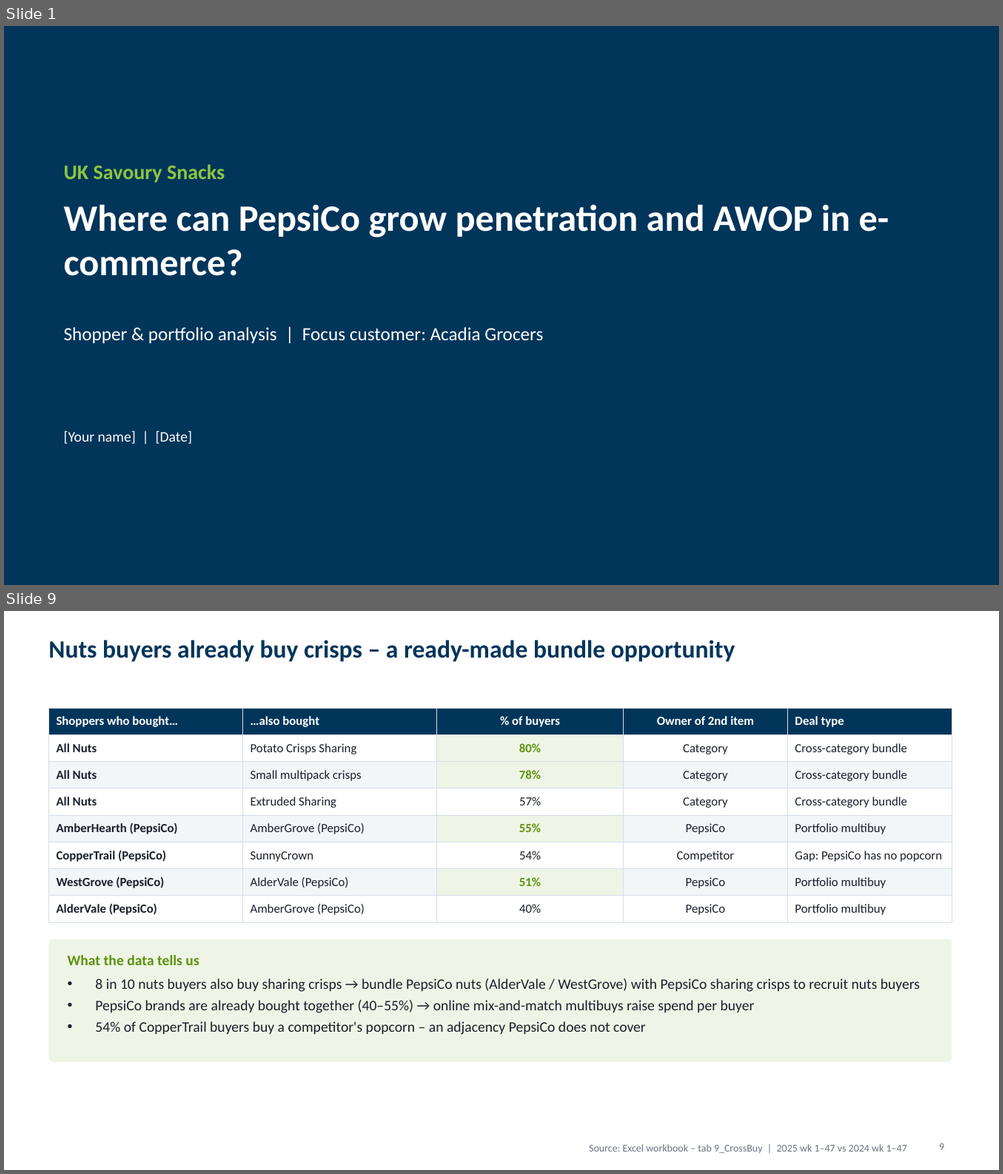
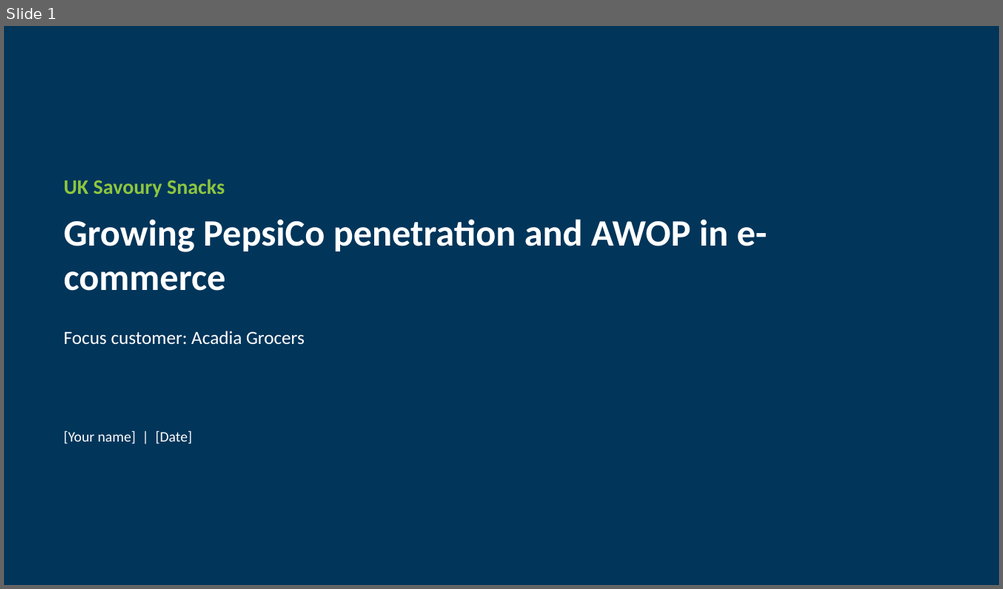
Before and after one commit to harshjunekumar/test-sample, a slide deck: case_study/PepsiCo_Savoury_Case_Study_Deck.pptx. Shown one above the other, each under a label of ours: slides 1 and 9 before the commit, slide 1 after it; the slides between them are not shown. The pictures are 1003x1174 and 1003x589 pixels, drawn with LibreOffice and Linux fonts; fonts in the diff are those of the drawing. Boxes give left, top, right and bottom in pixels: in the first picture for what was removed or moved away, otherwise in the second. Text is boxed around its words. In the diff, an @@ line names an element or a change of style, - is before the commit and + after.

```diff
--- a/case_study/PepsiCo_Savoury_Case_Study_Deck.pptx
+++ b/case_study/PepsiCo_Savoury_Case_Study_Deck.pptx
@@ slide 9 removed at (x1=4, y1=611, x2=999, y2=1170), background #FFFFFF @@
@@ title removed at (x1=48, y1=640, x2=734, y2=662) @@
-Nuts buyers already buy crisps – a ready-made bundle opportunity
@@ table removed at (x1=48, y1=708, x2=951, y2=918), 8 rows, 5 columns @@
-Shoppers who bought… | …also bought | % of buyers | Owner of 2nd item | Deal type
-All Nuts | Potato Crisps Sharing | 80% | Category | Cross-category bundle
-All Nuts | Small multipack crisps | 78% | Category | Cross-category bundle
-All Nuts | Extruded Sharing | 57% | Category | Cross-category bundle
-AmberHearth (PepsiCo) | AmberGrove (PepsiCo) | 55% | PepsiCo | Portfolio multibuy
-CopperTrail (PepsiCo) | SunnyCrown | 54% | Competitor | Gap: PepsiCo has no popcorn
-WestGrove (PepsiCo) | AlderVale (PepsiCo) | 51% | PepsiCo | Portfolio multibuy
-AlderVale (PepsiCo) | AmberGrove (PepsiCo) | 40% | PepsiCo | Portfolio multibuy
@@ rounded rectangle removed at (x1=48, y1=940, x2=951, y2=1062) @@
@@ text removed at (x1=68, y1=955, x2=199, y2=965) @@
-What the data tells us
@@ text removed at (x1=95, y1=979, x2=919, y2=1035) @@
-• 8 in 10 nuts buyers also buy sharing crisps → bundle PepsiCo nuts (AlderVale / WestGrove) with PepsiCo sharing crisps to recruit nuts buyers
-• PepsiCo brands are already bought together (40–55%) → online mix-and-match multibuys raise spend per buyer
-• 54% of CopperTrail buyers buy a competitor's popcorn – an adjacency PepsiCo does not cover
@@ text removed at (x1=589, y1=1145, x2=907, y2=1153) @@
-Source: Excel workbook – tab 9_CrossBuy | 2025 wk 1–47 vs 2024 wk 1–47
@@ page number removed at (x1=939, y1=1144, x2=944, y2=1150) @@
-9
@@ slide 1 changed as well @@
@@ text "UK Savoury Snacks" moved from (x1=64, y1=164, x2=225, y2=183) to (x1=64, y1=179, x2=225, y2=198) @@
@@ text at (x1=64, y1=219, x2=767, y2=291): text changed @@
-Where can PepsiCo grow penetration and AWOP in e-commerce?
+Growing PepsiCo penetration and AWOP in e-commerce
@@ text at (x1=64, y1=331, x2=304, y2=345): text changed @@
-Shopper & portfolio analysis | Focus customer: Acadia Grocers
+Focus customer: Acadia Grocers
```
Also in this commit, not shown: 5 other slides changed, 5 slides added, 4 other slides removed.
